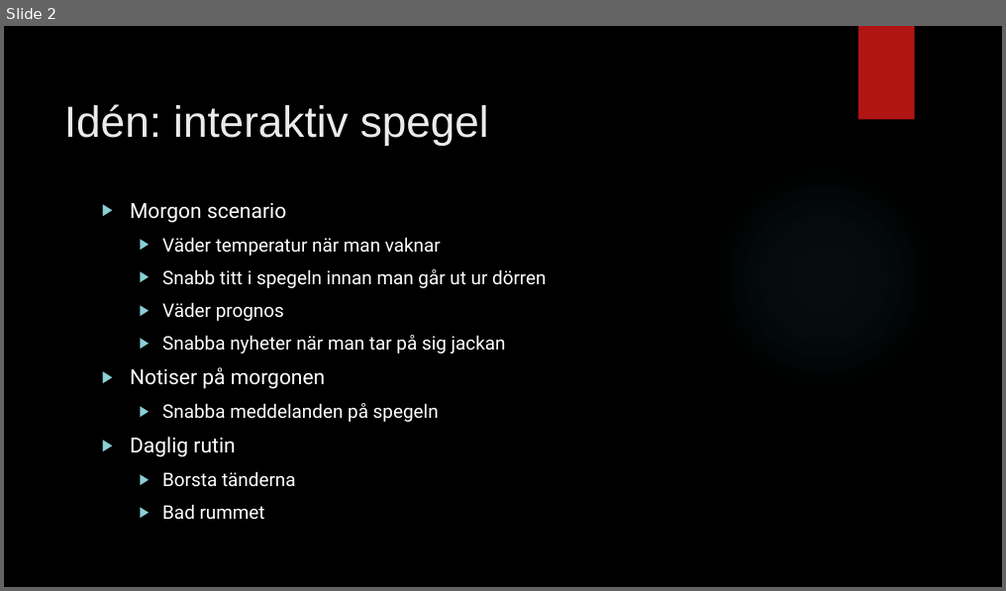
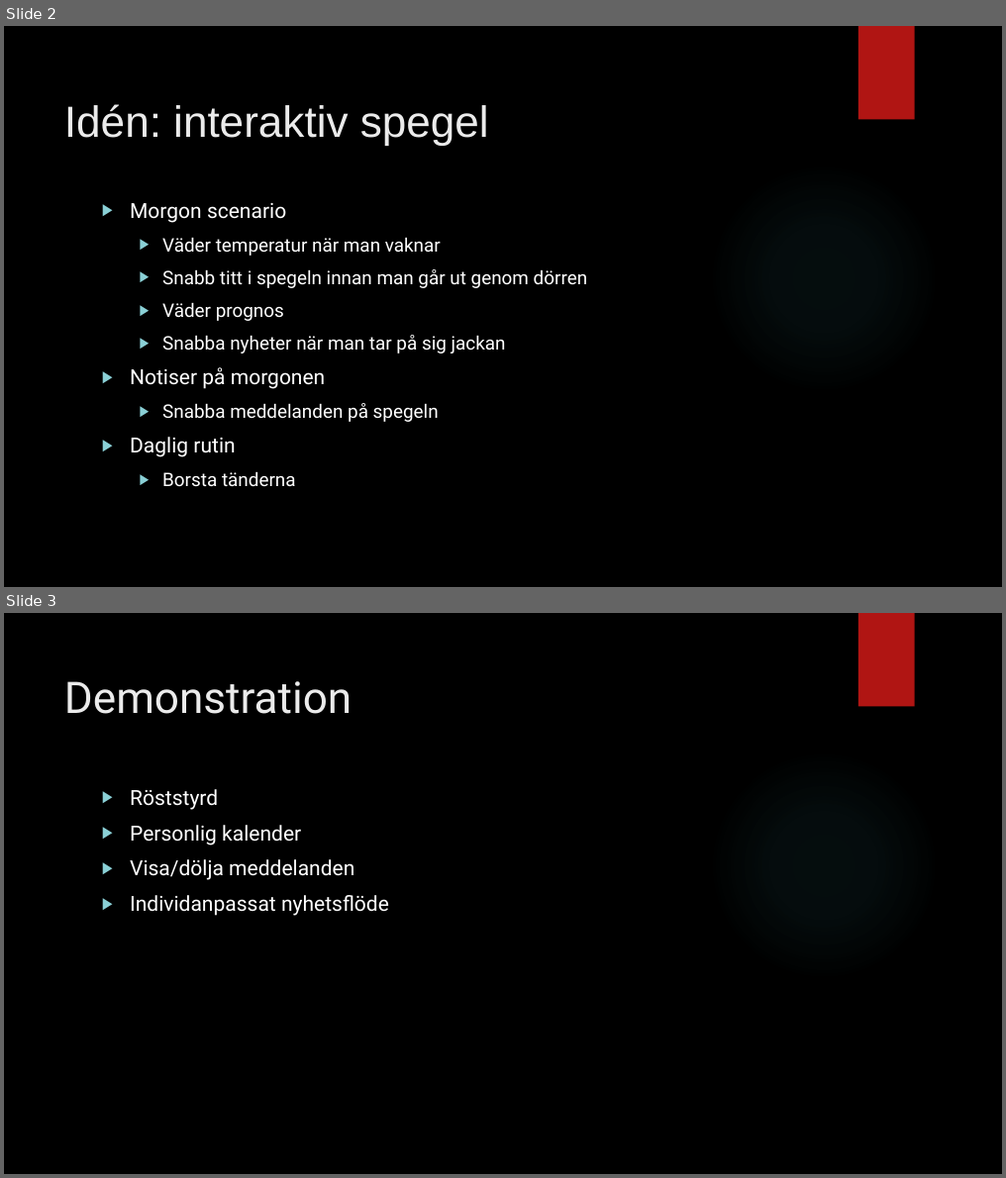
Before and after one commit to hamadaio/magic-mirror-project, a slide deck: pitch_group_mirror.pptx. Shown one above the other, each under a label of ours: slide 2 before the commit, slides 2 and 3 after it. The pictures are 1006x591 and 1006x1178 pixels, drawn with LibreOffice and Linux fonts; fonts in the diff are those of the drawing; background and template pictures are left out. Boxes give left, top, right and bottom in pixels: in the first picture for what was removed or moved away, otherwise in the second. Text is boxed around its words. In the diff, an @@ line names an element or a change of style, - is before the commit and + after.

```diff
--- a/pitch_group_mirror.pptx
+++ b/pitch_group_mirror.pptx
@@ slide 3 added at bbox=[4, 613, 1002, 1174], background picture (left out); not listed: 2 template elements that a slide beside it also shows @@
@@ title added at bbox=[64, 681, 351, 714], 42 pt, text #EBEBEB @@
+Demonstration
@@ text added at bbox=[130, 789, 389, 916], 20 pt, text #FFFFFF @@
+▶ Röststyrd
+▶ Personlig kalender
+▶ Visa/dölja meddelanden
+▶ Individanpassat nyhetsflöde
@@ slide 2 changed as well @@
@@ text at bbox=[162, 270, 587, 288]: text changed @@
-  ▶ Snabb titt i spegeln innan man går ut ur dörren
+  ▶ Snabb titt i spegeln innan man går ut genom dörren
@@ text at bbox=[162, 504, 265, 520]: paragraph removed @@
-  ▶ Bad rummet
```
Also in this commit, not shown: 2 other slides changed, 1 other slide added, 2 slides removed.
